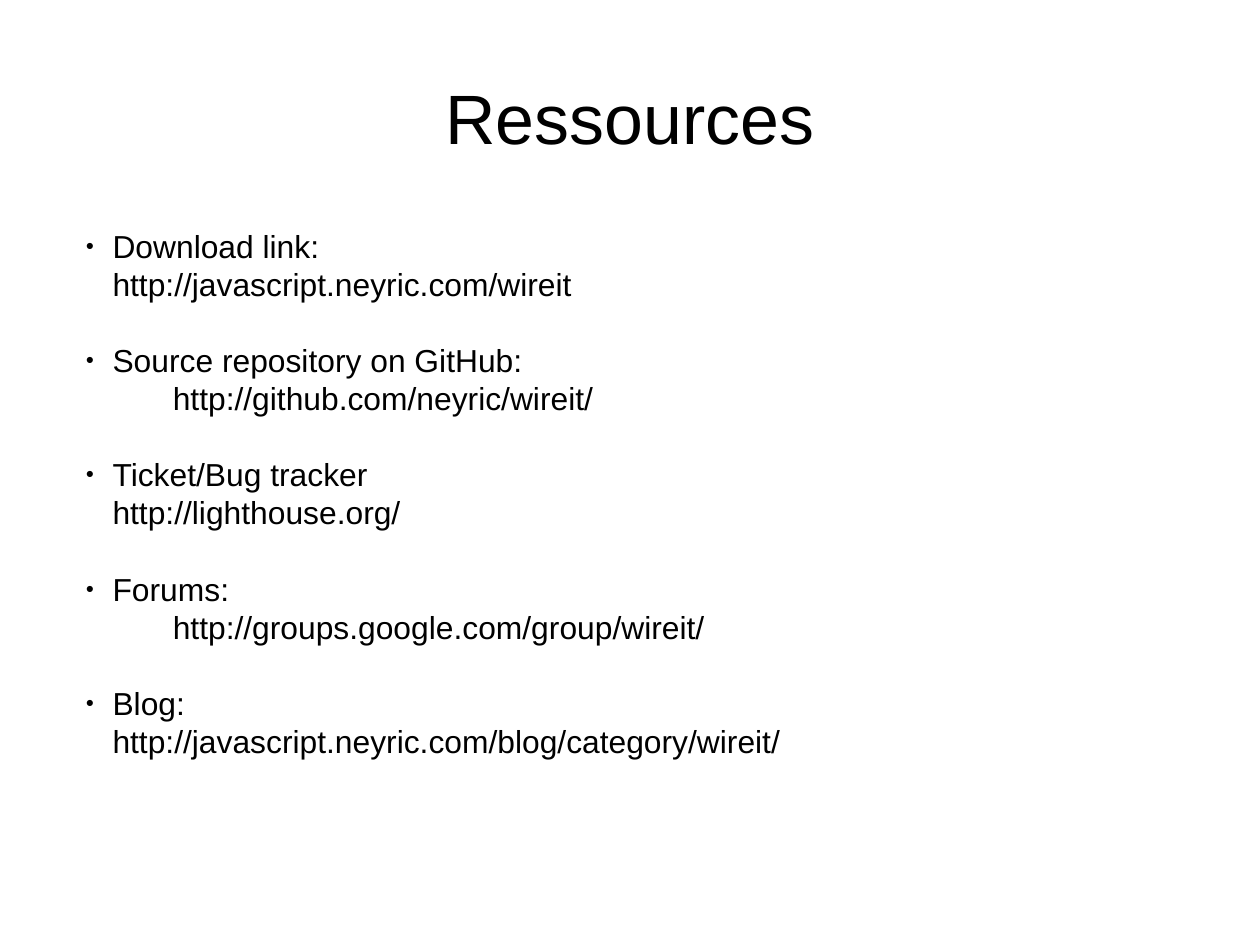
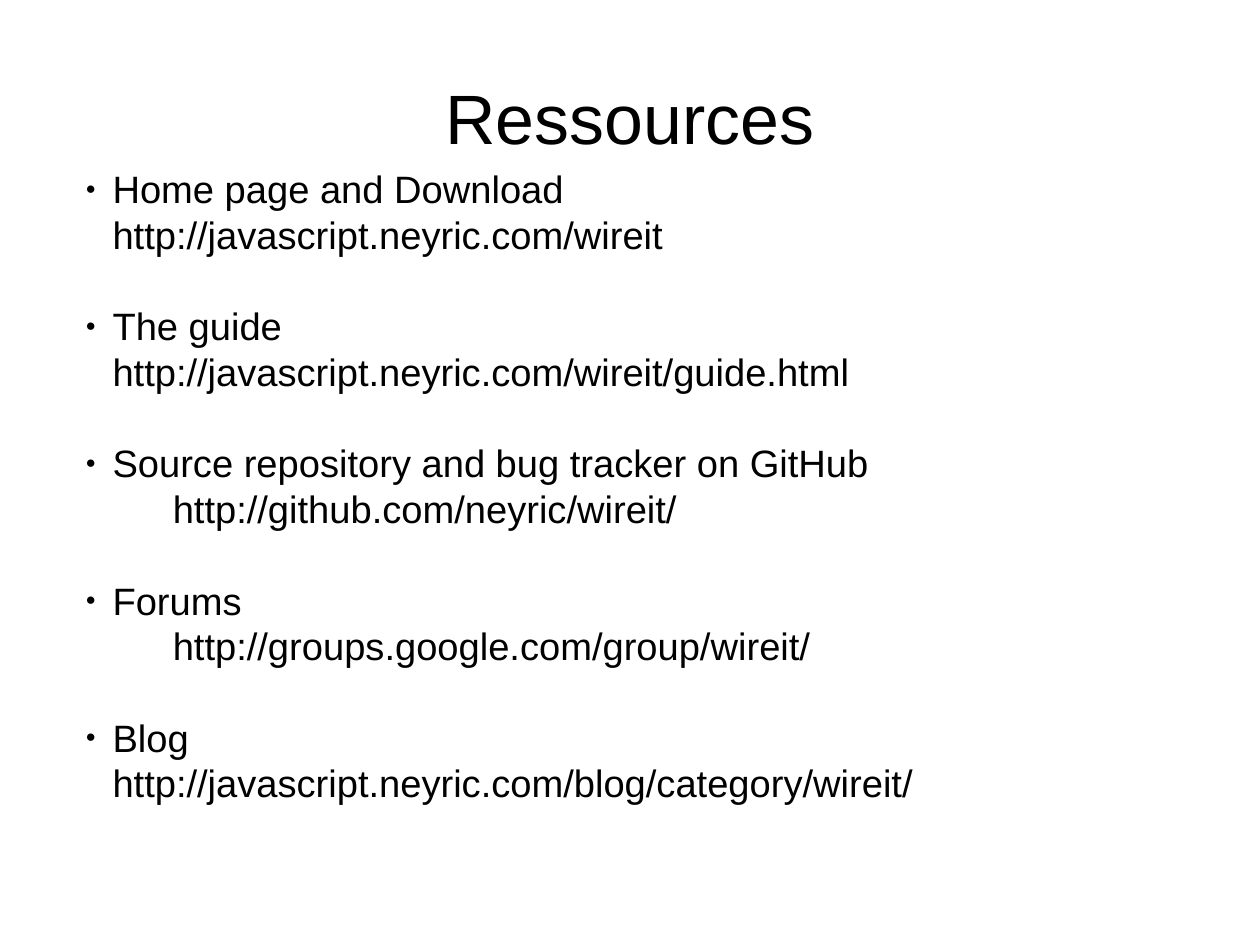
Before and after one commit to ericabouaf/wireit, a slide deck: slide 21 of res/WireIt presentation.odp (slide 20 before the commit). Drawn at 1260x945 pixels with LibreOffice and Linux fonts; fonts in the diff are those of the drawing. Boxes give left, top, right and bottom in pixels: in the first picture for what was removed or moved away, otherwise in the second. Text is boxed around its words. In the diff, an @@ line names an element or a change of style, - is before the commit and + after.

```diff
--- a/res/WireIt presentation.odp
+++ b/res/WireIt presentation.odp
@@ subtitle "Home page and Download": place and size @@
-subtitle "Home page and Download" at <box>113,235,780,759</box>
+subtitle "Home page and Download" at <box>113,175,913,805</box>
@@ subtitle at <box>113,175,563,211</box>: text changed; size 20 to 24 pt @@
-  ● Download link:
+  ● Home page and Download
@@ subtitle at <box>113,221,913,805</box>: size 20 to 24 pt in "http://javascript.neyric.com/wireit", "http://github.com/neyric/wireit/", "http://groups.google.com/group/wireit/", "http://javascript.neyric.com/blog/category/wireit/" @@
@@ subtitle at <box>113,312,869,485</box>: text changed; size 20 to 24 pt @@
-  ● Source repository on GitHub:
+  ● The guide
+  http://javascript.neyric.com/wireit/guide.html
+  ● Source repository and bug tracker on GitHub
@@ subtitle at <box>113,588,242,616</box>: text changed; size 20 to 24 pt @@
-  ● Ticket/Bug tracker
-  http://lighthouse.org/
-  ● Forums:
+  ● Forums
@@ subtitle at <box>113,724,189,760</box>: text changed; size 20 to 24 pt @@
-  ● Blog:
+  ● Blog
```
Also in this commit, not shown: 8 other slides changed, 1 slide added, 3 other files.
